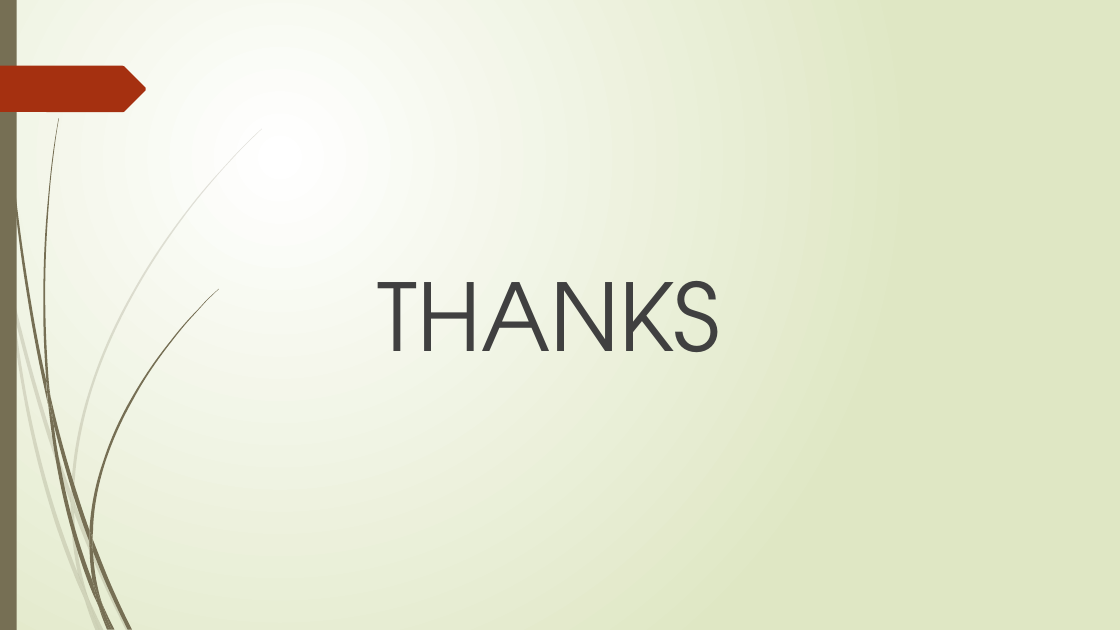
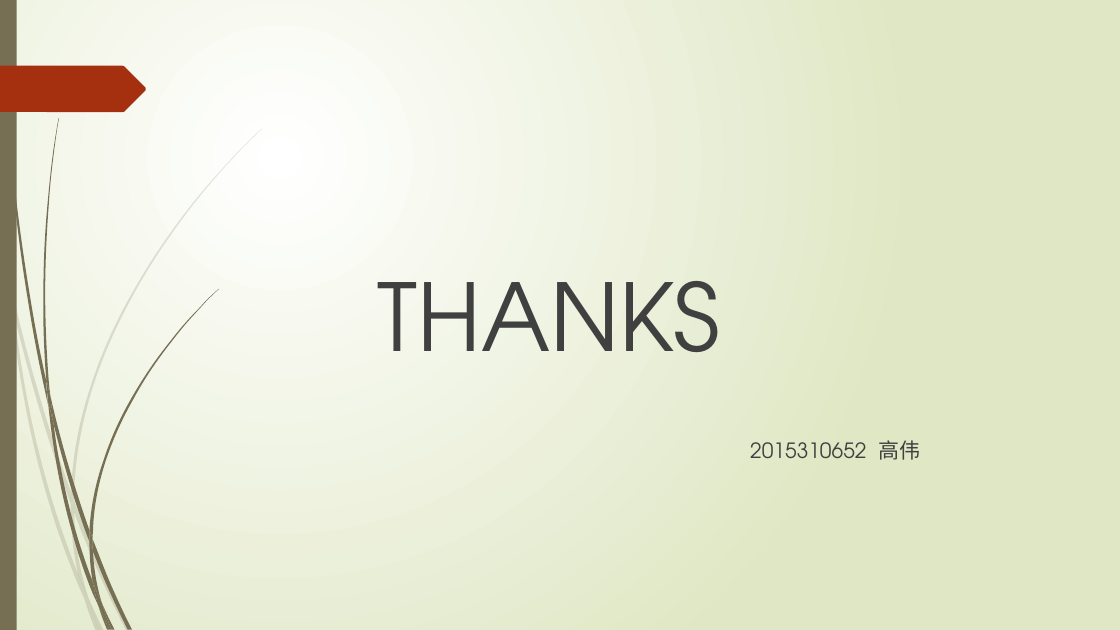
Before and after one commit to GLjun/OS_gaowei, a slide deck: slide 23 of 高伟.pptx (slide 24 before the commit). Drawn at 1120x630 pixels with LibreOffice and Linux fonts; fonts in the diff are those of the drawing. Boxes give left, top, right and bottom in pixels: in the first picture for what was removed or moved away, otherwise in the second. Text is boxed around its words. In the diff, an @@ line names an element or a change of style, - is before the commit and + after.

```diff
--- a/高伟.pptx
+++ b/高伟.pptx
@@ text added at (750, 440, 920, 460), 18 pt, text #404040 @@
+2015310652 高伟
```
Also in this commit, not shown: 4 other slides changed, 1 slide removed, 3 other files.
